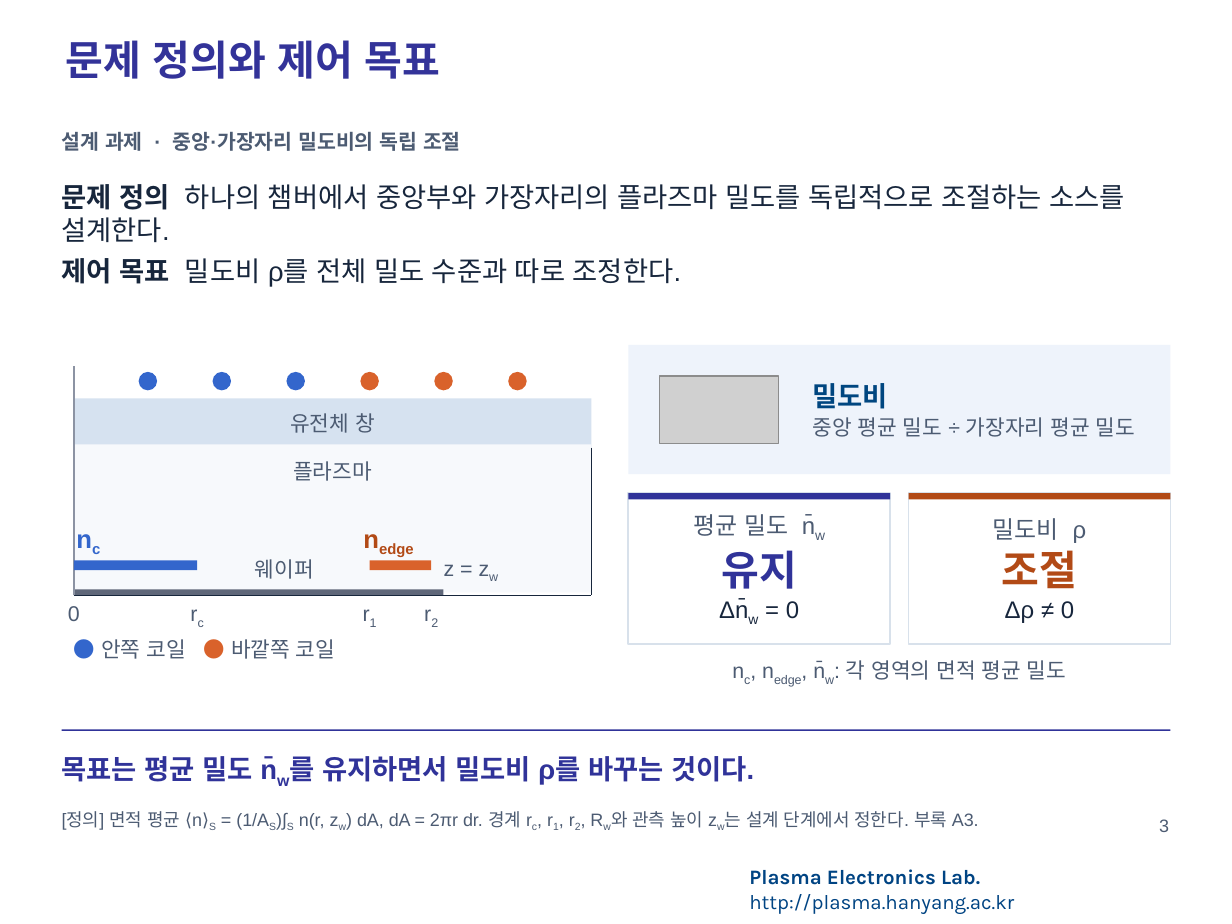
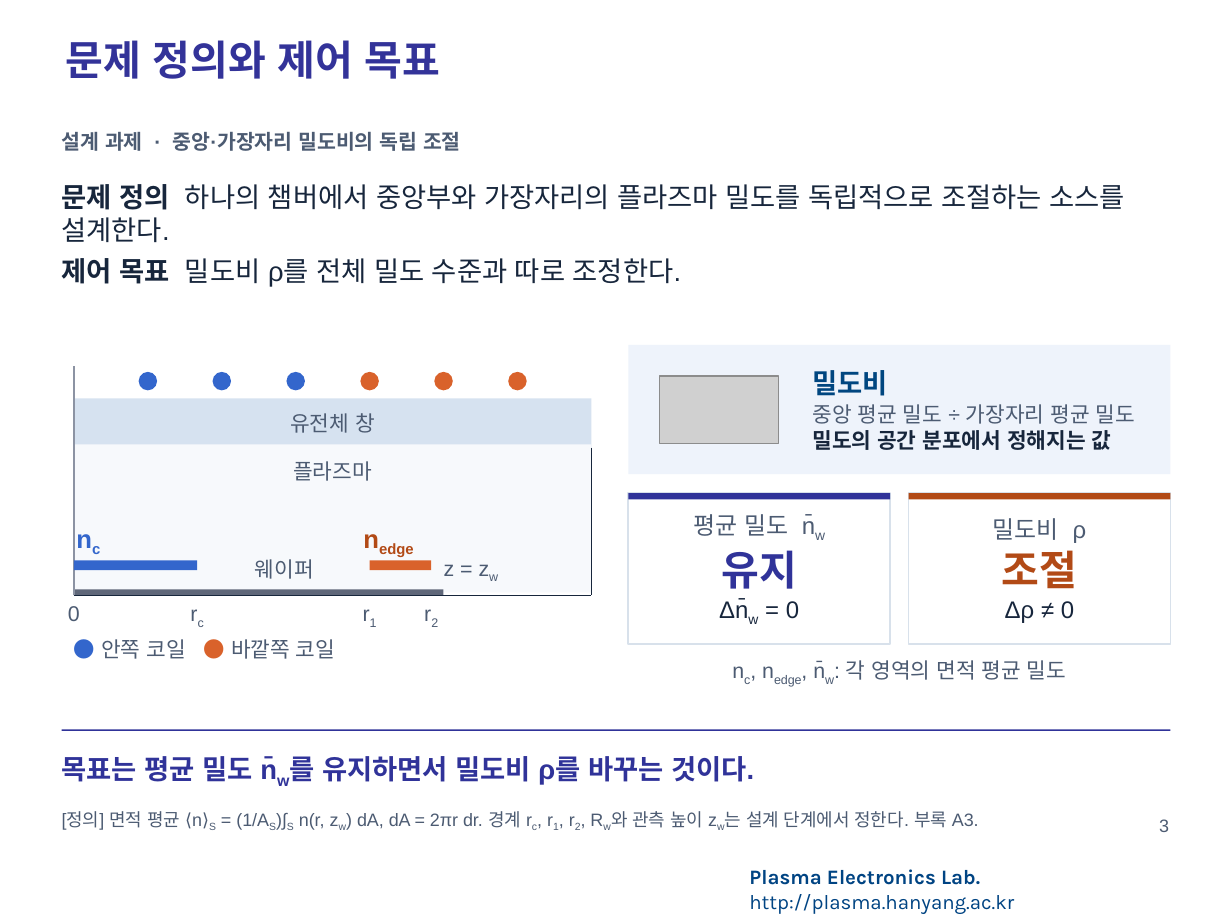
Before and after one commit to garlicjam-pyo/plasma, a slide deck: slide 3 of presentations/1차발표_README반영판.pptx. Drawn at 1232x924 pixels with LibreOffice and Linux fonts; fonts in the diff are those of the drawing; grey boxes stand for pictures; background and template pictures are left out. Boxes give left, top, right and bottom in pixels: in the first picture for what was removed or moved away, otherwise in the second. Text is boxed around its words. In the diff, an @@ line names an element or a change of style, - is before the commit and + after.

```diff
--- a/presentations/1차발표_README반영판.pptx
+++ b/presentations/1차발표_README반영판.pptx
@@ text at box(812, 430, 1112, 450): paragraph added @@
+밀도의 공간 분포에서 정해지는 값
```
Also in this commit, not shown: 4 other slides changed, 5 other files.
